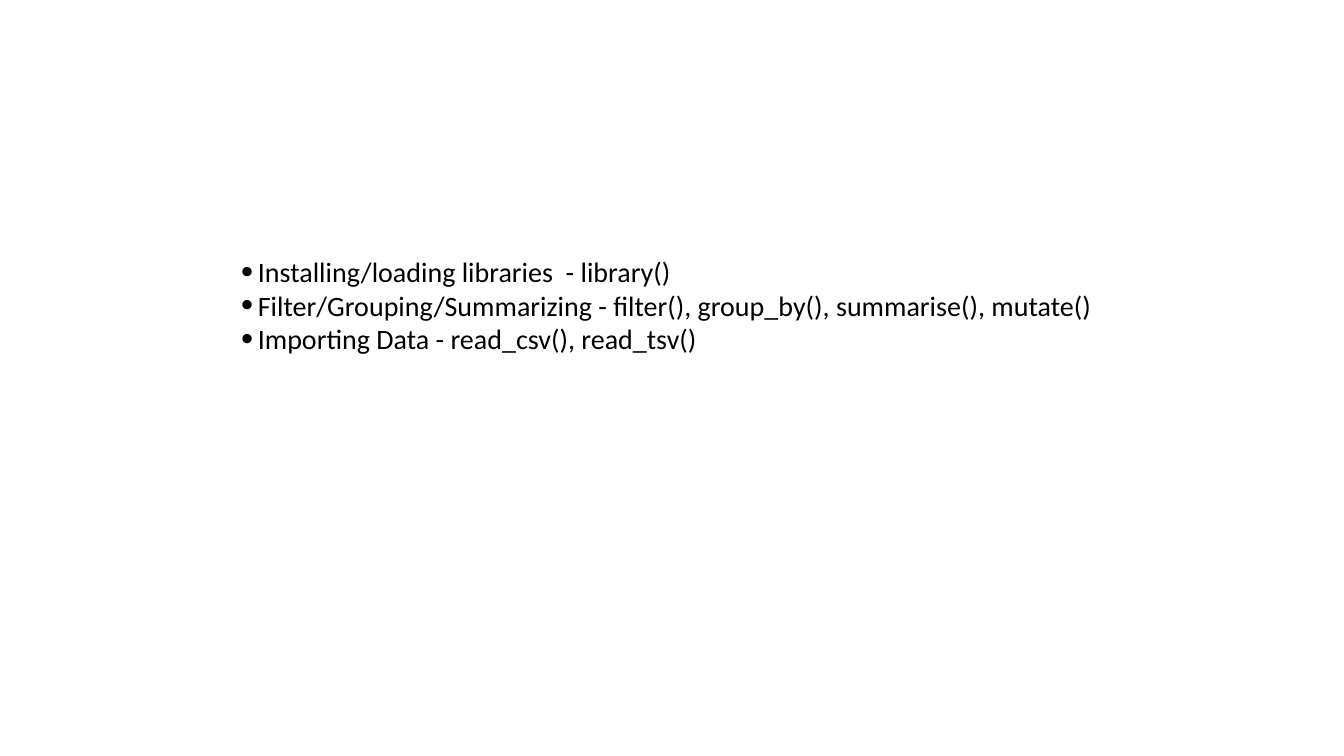
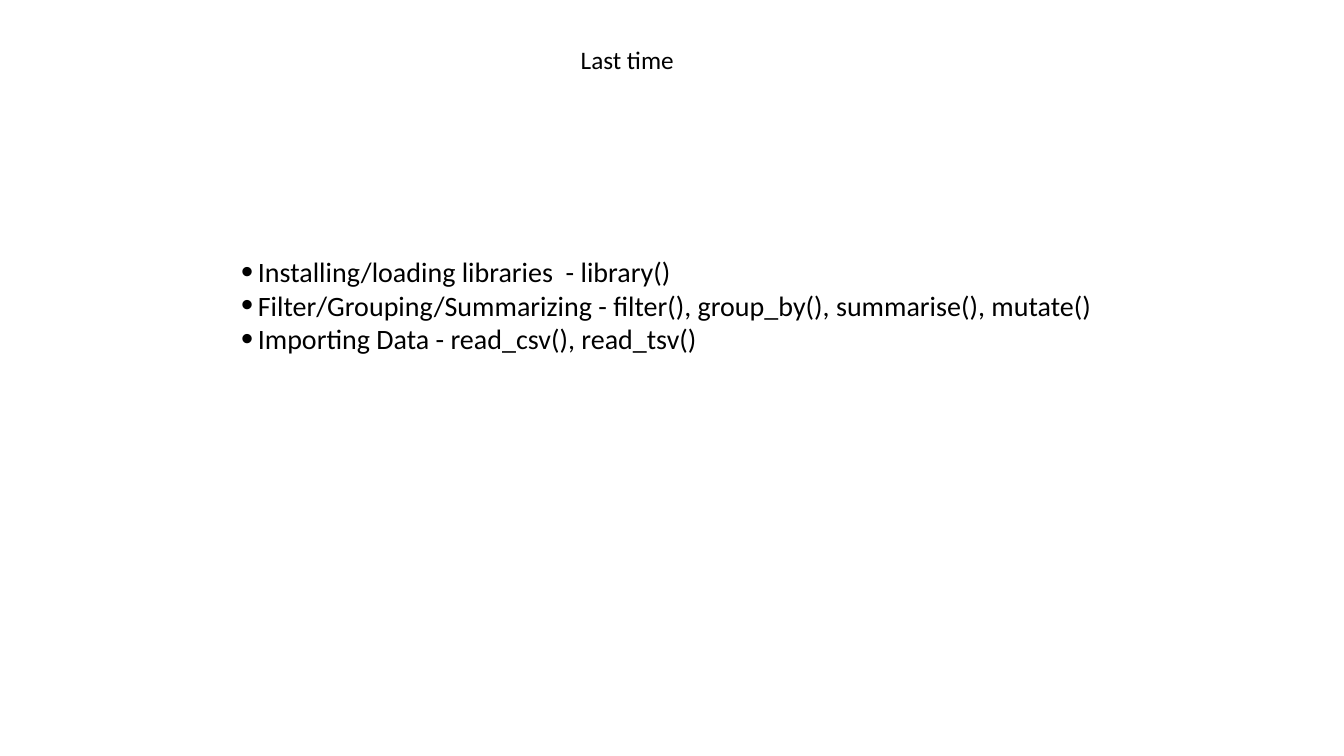
Before and after one commit to jraab/GNET749_RNAseq, a slide deck: slide 2 of lectures/2023_RNAseq_Class2.pptx. Drawn at 1344x756 pixels with LibreOffice and Linux fonts; fonts in the diff are those of the drawing. Boxes give left, top, right and bottom in pixels: in the first picture for what was removed or moved away, otherwise in the second. Text is boxed around its words. In the diff, an @@ line names an element or a change of style, - is before the commit and + after.

```diff
--- a/lectures/2023_RNAseq_Class2.pptx
+++ b/lectures/2023_RNAseq_Class2.pptx
@@ text added at <box>581,51,674,69</box>, 18 pt, text #000000 @@
+Last time
```
Also in this commit, not shown: 5 other slides changed, 11 slides added, 3 slides removed, 2 other files.
